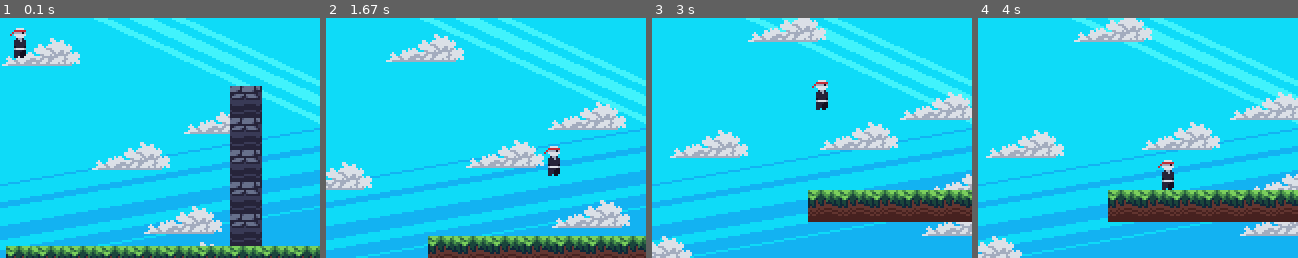
Above: before the commit, frames 1-4 (left to right).
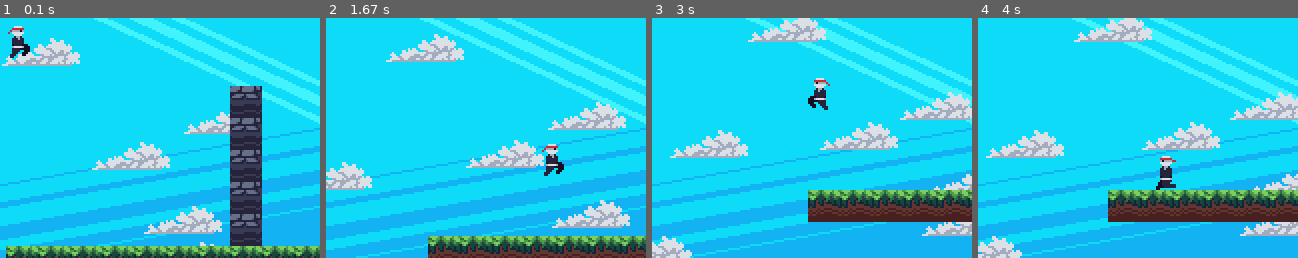
Above: after the commit, the same moments.

Repository: ml32709/pygame-tut
Game: pygame game, started from game.py
Two runs of this game, one before a commit and one after it. Both use one fixed random seed, a clock stepped at 60 frames per second and the inputs below.
Inputs:
- Up to frame 1 (0.1 s): no input
- Up to frame 2 (1.67 s): hold Right 0.33-0.8 s; hold Up 0.83-1.13 s; hold Right 1.17-1.63 s
- Up to frame 3 (3 s): hold Left 1.67-2.2 s; hold Left 2.23-2.63 s; hold Up from 2.67 s (still down)
- Up to frame 4 (4 s): release Up at 3.03 s; hold Right 3.07-3.7 s; hold Left from 3.73 s (still down)
The pictures show only the part of the screen within x 20-70%, y 24-74%; the shares and areas given below are measured in that part.

The runs differ from the first frame. In frame 1, 0.4% of the frame differs, in the area x 2-10%, y 3-17%; in frame 2, 0.4%; in frame 3, 0.5%; in frame 4, 0.5%, in the area x 55-62%, y 57-72%.

Commit message:
animations

Diff:
--- a/game.py
+++ b/game.py
@@ -2,8 +2,8 @@
 
 import pygame
 
-from scripts.utils import load_image, load_images
-from scripts.entities import PhysicsEntity
+from scripts.utils import load_image, load_images, Animation
+from scripts.entities import PhysicsEntity, Player
 from scripts.tilemap import Tilemap
 from scripts.clouds import Clouds
 
@@ -26,12 +26,17 @@
             'stone': load_images('tiles/stone'),
             'player': load_image('entities/player.png'),
             'background': load_image('background.png'),
-            'clouds': load_images('clouds')
+            'clouds': load_images('clouds'),
+            'player/idle' : Animation(load_images('entities/player/idle'), img_dur = 6),
+            'player/run' : Animation(load_images('entities/player/run'), img_dur = 4),
+            'player/jump' : Animation(load_images('entities/player/jump')),
+            'player/slide' : Animation(load_images('entities/player/slide')),
+            'player/wall_slide' : Animation(load_images('entities/player/wall_slide'))
         }
 
         self.clouds = Clouds(self.assets['clouds'], count = 16)
 
-        self.player = PhysicsEntity(self, 'player', (50, 50), (8, 15))
+        self.player = Player(self, (50, 50), (8, 15))
 
         self.tilemap = Tilemap(self, tile_size = 16)
 
--- a/scripts/entities.py
+++ b/scripts/entities.py
@@ -9,8 +9,18 @@
         self.velocity = [0, 0]
         self.collisions = {'up': False, 'down': False, 'right': False, 'left': False}
 
+        self.action = ''
+        self.anim_offset = (-3, -3)
+        self.flip = False
+        self.set_action('idle')
+
     def rect(self):
         return pygame.Rect(self.pos[0], self.pos[1], self.size[0], self.size[1])
+
+    def set_action(self, action):
+        if action != self.action:
+            self.action = action
+            self.animation = self.game.assets[self.type + '/' + self.action].copy()
 
     def update(self, tilemap, movement=(0, 0)):
         self.collisions = {'up': False, 'down': False, 'right': False, 'left': False}
@@ -41,10 +51,36 @@
                     self.collisions['up'] = True
                 self.pos[1] = entity_rect.y
 
+        if movement[0] > 0:
+            self.flip = False
+        if movement[0] < 0:
+            self.flip = True
+
         self.velocity[1] = min(5, self.velocity[1] + 0.1)
 
         if self.collisions['down'] or self.collisions['up']:
             self.velocity[1] = 0
 
+        self.animation.update()
+
     def render(self, surf, offset = (0, 0)):
-        surf.blit(self.game.assets['player'], (self.pos[0] - offset[0], self.pos[1] - offset[1]))
+        surf.blit(pygame.transform.flip(self.animation.img(), self.flip, False), (self.pos[0] - offset[0] + self.anim_offset[0], self.pos[1] - offset[1] + self.anim_offset[1]))
+
+class Player(PhysicsEntity):
+    def __init__(self, game, pos, size):
+        super().__init__(game, 'player', pos, size)
+        self.air_time = 0
+
+    def update(self, tilemap, movement=(0, 0)):
+        super().update(tilemap, movement = movement)
+
+        self.air_time += 1
+        if self.collisions['down']:
+            self.air_time = 0
+
+        if self.air_time > 4:
+            self.set_action('jump')
+        elif movement[0] != 0:
+            self.set_action('run')
+        else:
+            self.set_action('idle')
--- a/scripts/utils.py
+++ b/scripts/utils.py
@@ -22,3 +22,17 @@
         self.img_duration = img_dur
         self.done = False
         self.frame = 0
+
+    def copy(self):
+        return Animation(self.images, self.img_duration, self.loop)
+
+    def update(self):
+        if self.loop:
+            self.frame = (self.frame + 1) % (self.img_duration * len(self.images))
+        else:
+            self.frame = min(self.frame + 1, self.img_duration * len(self.images) - 1)
+            if self.frame >= self.img_duration * len(self.images) - 1:
+                self.done = True
+
+    def img(self):
+        return self.images[int(self.frame / self.img_duration)]
